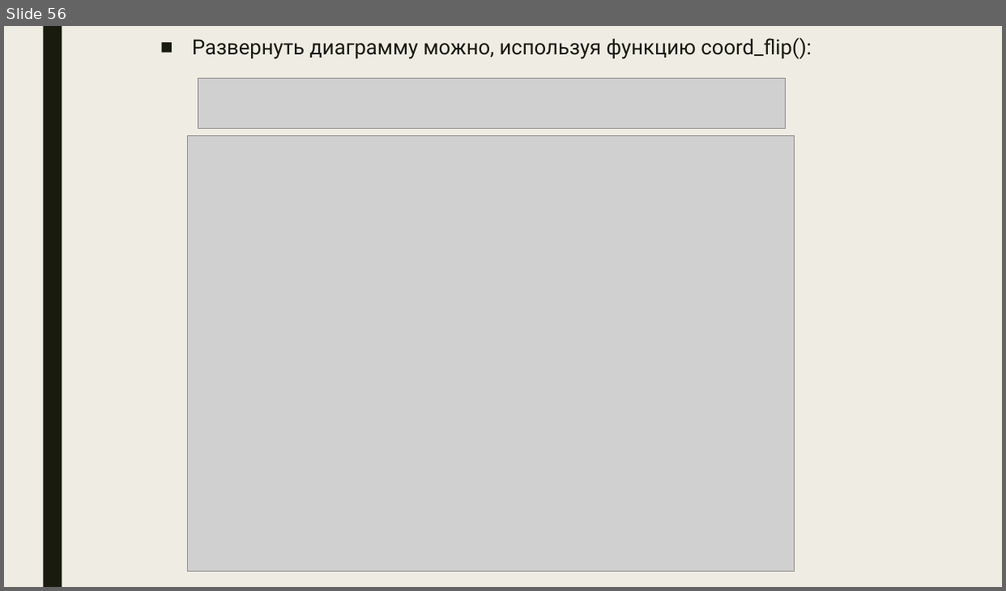
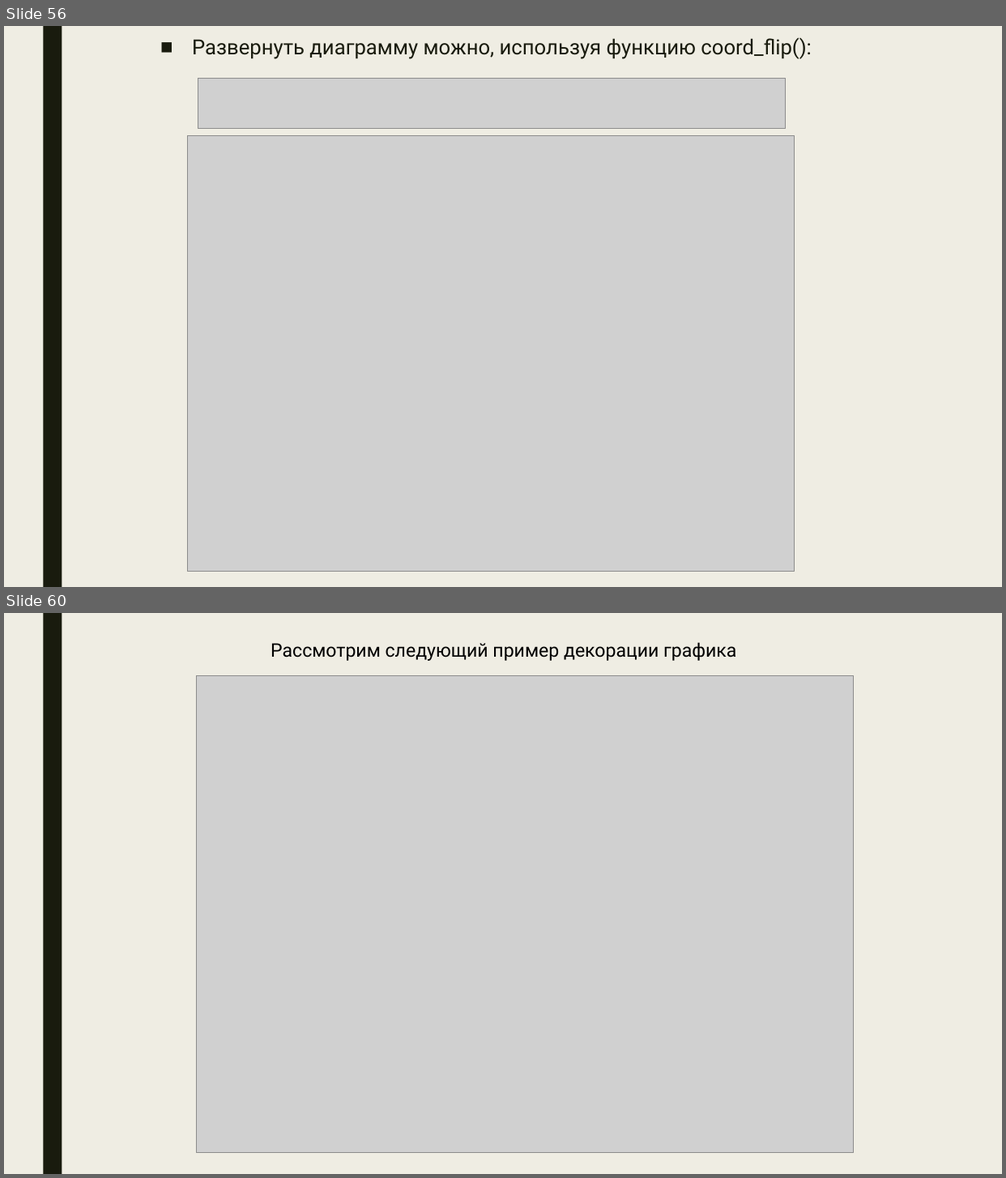
Before and after one commit to DanilaSamusev/Studieren, a slide deck: Course4/Matan/Samusev_Visualization_R.pptx. Shown one above the other, each under a label of ours: slide 56 before the commit, slides 56 and 60 after it; the slides between them are not shown. The pictures are 1006x591 and 1006x1178 pixels, drawn with LibreOffice and Linux fonts; fonts in the diff are those of the drawing; grey boxes stand for pictures. Boxes give left, top, right and bottom in pixels: in the first picture for what was removed or moved away, otherwise in the second. Text is boxed around its words. In the diff, an @@ line names an element or a change of style, - is before the commit and + after.

```diff
--- a/Course4/Matan/Samusev_Visualization_R.pptx
+++ b/Course4/Matan/Samusev_Visualization_R.pptx
@@ slide 60 added at (4,613,1002,1174), background #EFEDE3; not listed: 1 template element that a slide beside it also shows @@
@@ text added at (270,642,736,661), 18 pt, text #000000 @@
+Рассмотрим следующий пример декорации графика
@@ picture added at (197,676,854,1153) @@
```
Also in this commit, not shown: 10 other slides added, 1 other file.
